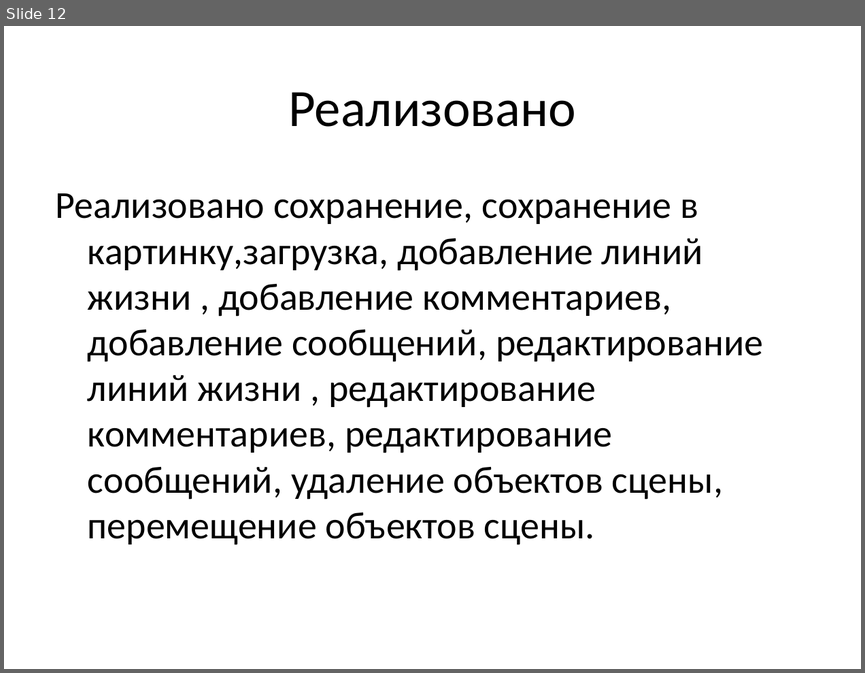
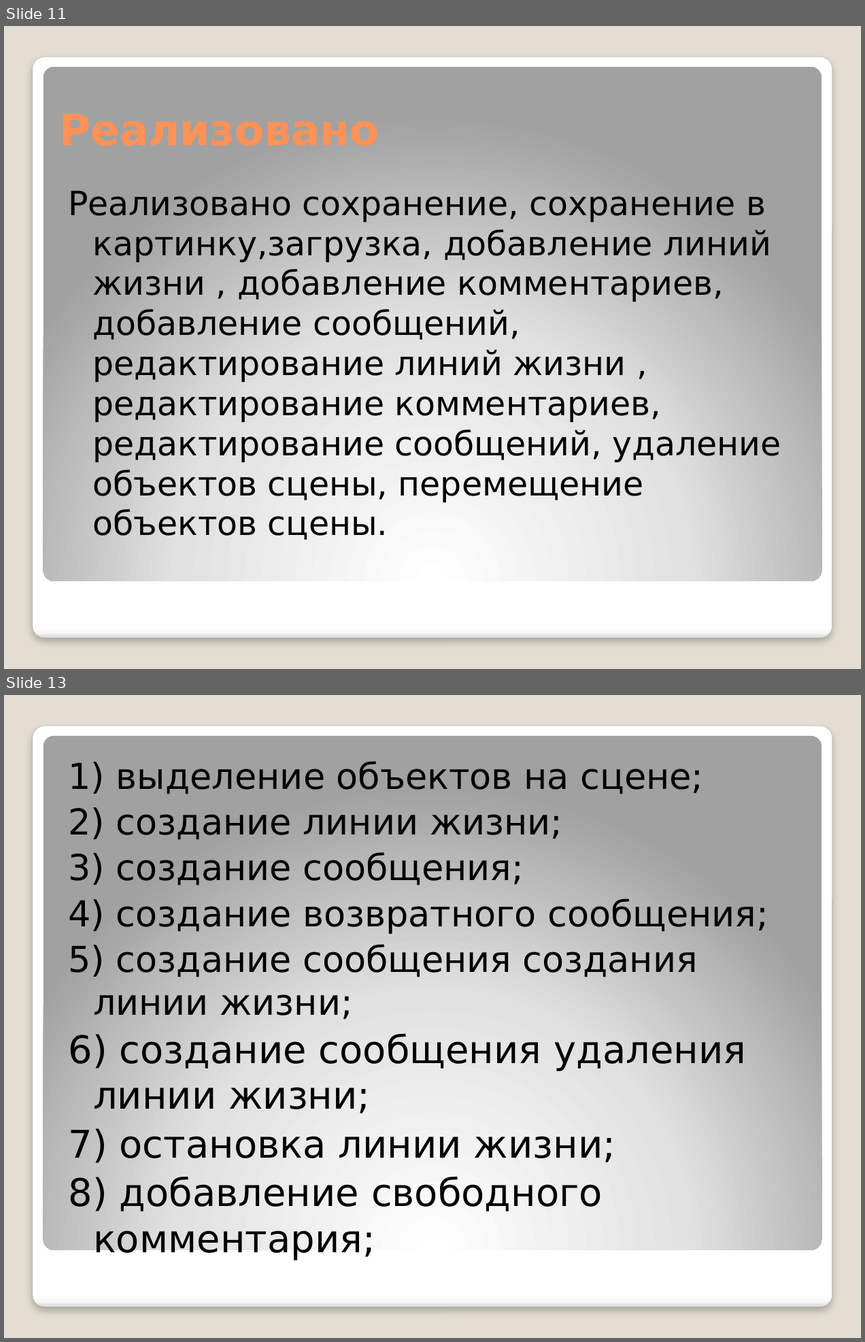
Before and after one commit to ARyaskov/SmilingMoose, a slide deck: Docs/ПрезентацияSumleditor.pptx. Shown one above the other, each under a label of ours: slide 12 before the commit, slides 11 and 13 after it; the slides between them are not shown. The pictures are 865x673 and 865x1342 pixels, drawn with LibreOffice and Linux fonts; fonts in the diff are those of the drawing. Boxes give left, top, right and bottom in pixels: in the first picture for what was removed or moved away, otherwise in the second. Text is boxed around its words. In the diff, an @@ line names an element or a change of style, - is before the commit and + after.

```diff
--- a/Docs/ПрезентацияSumleditor.pptx
+++ b/Docs/ПрезентацияSumleditor.pptx
@@ slide 13 added at [4,695,861,1338], background #E3DED1; not listed: 2 template elements that a slide beside it also shows @@
@@ text added at [68,761,768,1259], 30 pt, text #000000 @@
+1) выделение объектов на сцене;
+2) создание линии жизни;
+3) создание сообщения;
+4) создание возвратного сообщения;
+5) создание сообщения создания линии жизни;
+6) создание сообщения удаления линии жизни;
+7) остановка линии жизни;
+8) добавление свободного комментария;
@@ what was slide 12 is now slide 11 @@
@@ slide 11 changed as well @@
@@ background #FFFFFF to #E3DED1 @@
@@ rounded rectangle added at [33,57,832,638], fill gradient #FFFFFF to #F7F7F7 to #DADADA, outline #A4A4A4 0.16 pt @@
@@ rounded rectangle added at [43,66,821,580], fill gradient #FFFFFF to #E1E1E1 to #A2A2A2 @@
@@ title removed at [288,92,576,127] @@
-Реализовано
@@ text "Реализовано сохранение, сохранение в картинку,загрузка, ..." at [68,191,781,539]: size 32 to 28 pt, font Calibri to DejaVu Sans; indent changed; less space between paragraphs @@
```
Also in this commit, not shown: 6 other slides changed, 7 other slides added, 7 slides removed.
